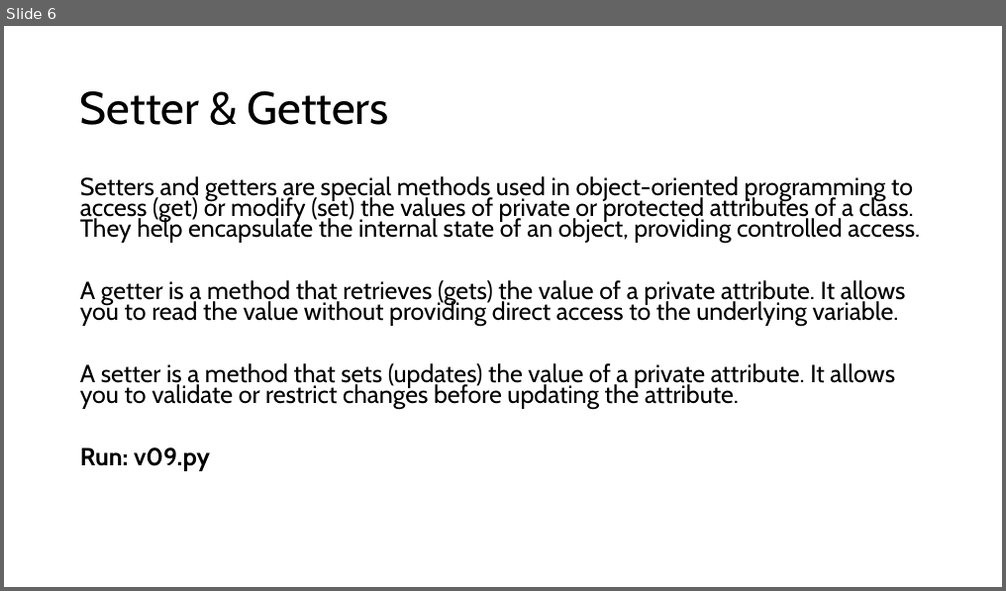
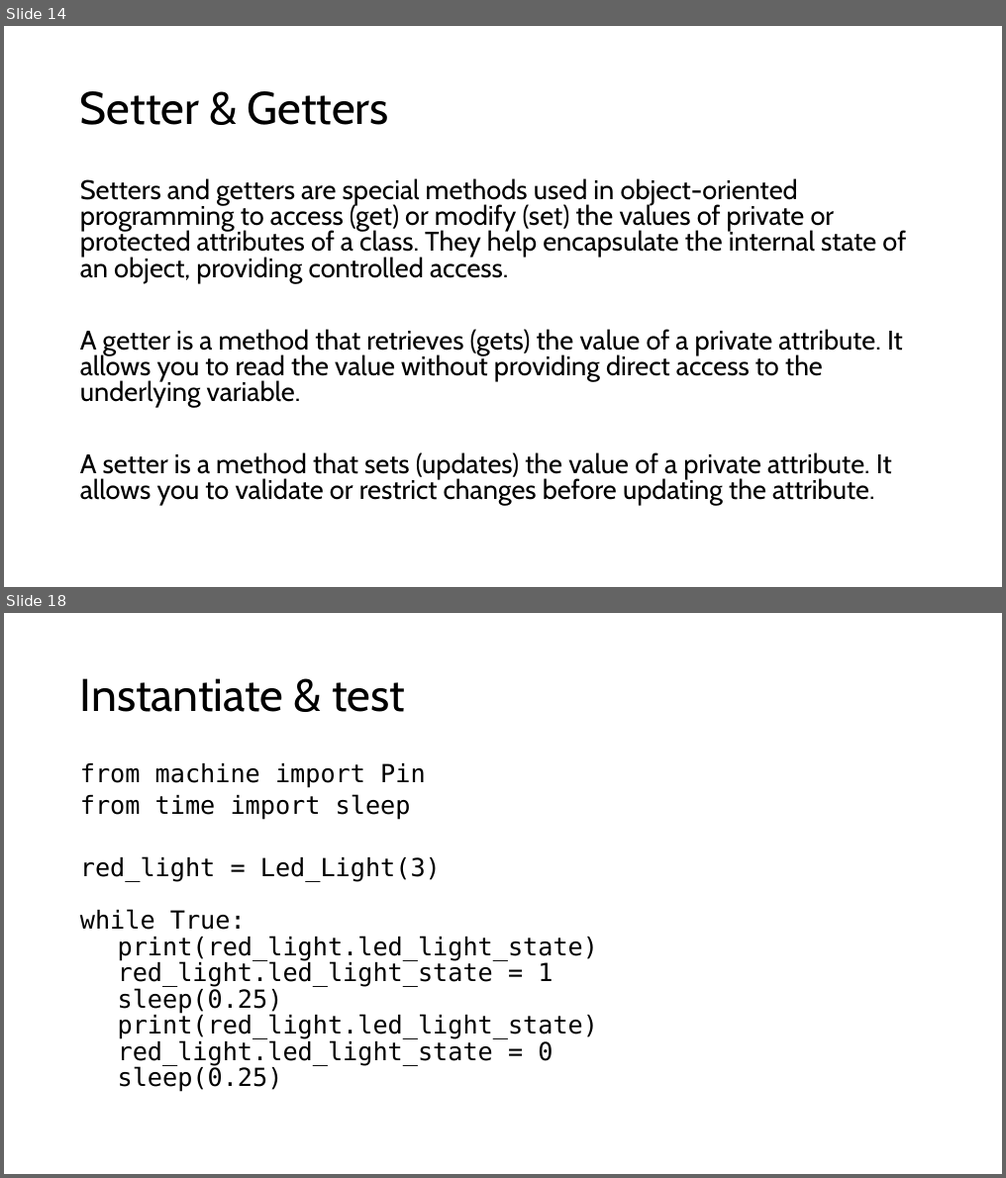
Before and after one commit to TempeHS/MicroPython_OOP_Pi_Pico_Mini_Project_Source, a slide deck: tutorials/presentations/Lecture2.pptx. Shown one above the other, each under a label of ours: slide 6 before the commit, slides 14 and 18 after it; the slides between them are not shown. The pictures are 1006x591 and 1006x1178 pixels, drawn with LibreOffice and Linux fonts; fonts in the diff are those of the drawing. Boxes give left, top, right and bottom in pixels: in the first picture for what was removed or moved away, otherwise in the second. Text is boxed around its words. In the diff, an @@ line names an element or a change of style, - is before the commit and + after.

```diff
--- a/tutorials/presentations/Lecture2.pptx
+++ b/tutorials/presentations/Lecture2.pptx
@@ slide 18 added at (4, 613, 1002, 1174), background #FFFFFF @@
@@ title added at (80, 678, 405, 712), 44 pt, text #000000 @@
+Instantiate & test
@@ text added at (80, 763, 598, 1092), 24.1 pt, text #000000 @@
+from machine import Pin
+from time import sleep
+red_light = Led_Light(3)
+while True:
+  print(red_light.led_light_state)
+  red_light.led_light_state = 1
+  sleep(0.25)
+  print(red_light.led_light_state)
+  red_light.led_light_state = 0
+  sleep(0.25)
@@ what was slide 6 is now slide 14 @@
@@ slide 14 changed as well @@
@@ text "Setters and getters are special ..." at (80, 178, 906, 506): size 23.8 to 25.9 pt; line spacing 0.7 to 0.8 @@
@@ text at (80, 448, 210, 471): paragraph removed @@
-Run: v09.py
```
Also in this commit, not shown: 4 other slides changed, 10 other slides added, 14 other files.
